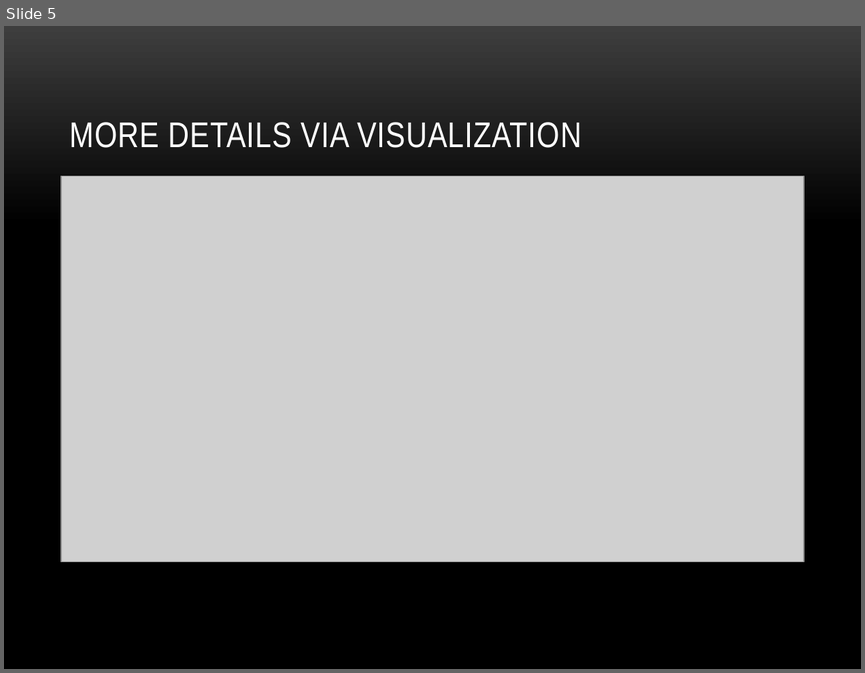
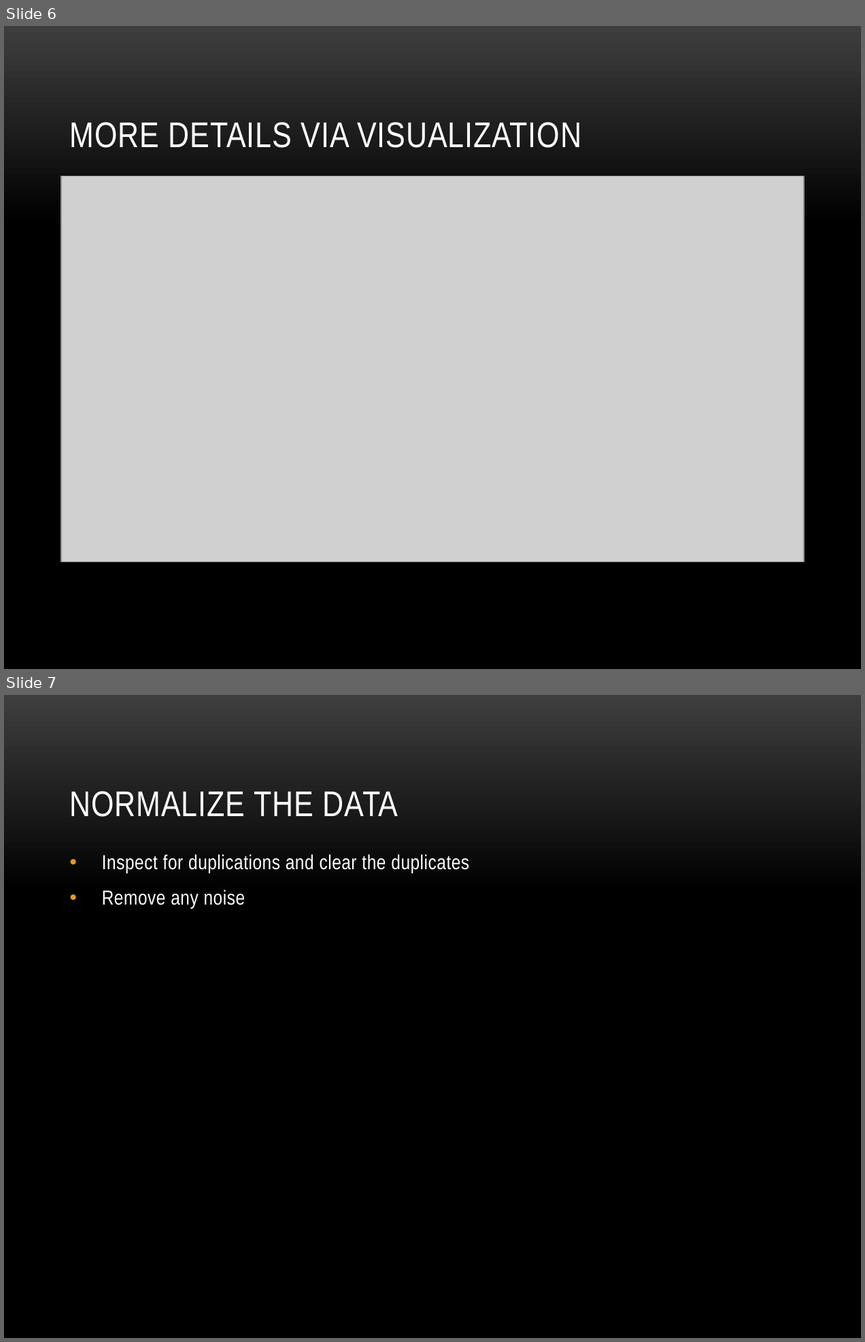
Before and after one commit to veravira/video-recom, a slide deck: src/main/script/sample.pptx. Shown one above the other, each under a label of ours: slide 5 before the commit, slides 6 and 7 after it. The pictures are 865x673 and 865x1342 pixels, drawn with LibreOffice and Linux fonts; fonts in the diff are those of the drawing; grey boxes stand for pictures; background and template pictures are left out. Boxes give left, top, right and bottom in pixels: in the first picture for what was removed or moved away, otherwise in the second. Text is boxed around its words. In the diff, an @@ line names an element or a change of style, - is before the commit and + after.

```diff
--- a/src/main/script/sample.pptx
+++ b/src/main/script/sample.pptx
@@ slide 7 added at <box>4,695,861,1338</box>, background picture (left out) @@
@@ title added at <box>70,791,398,817</box>, 30 pt, text #FFFFFF @@
+NORMALIZE THE DATA
@@ text added at <box>102,854,469,909</box>, 17 pt, text #FFFFFF @@
+• Inspect for duplications and clear the duplicates
+• Remove any noise
@@ what was slide 5 is now slide 6 @@
```
Also in this commit, not shown: 2 slides changed, 3 other slides added, 3 other files.
